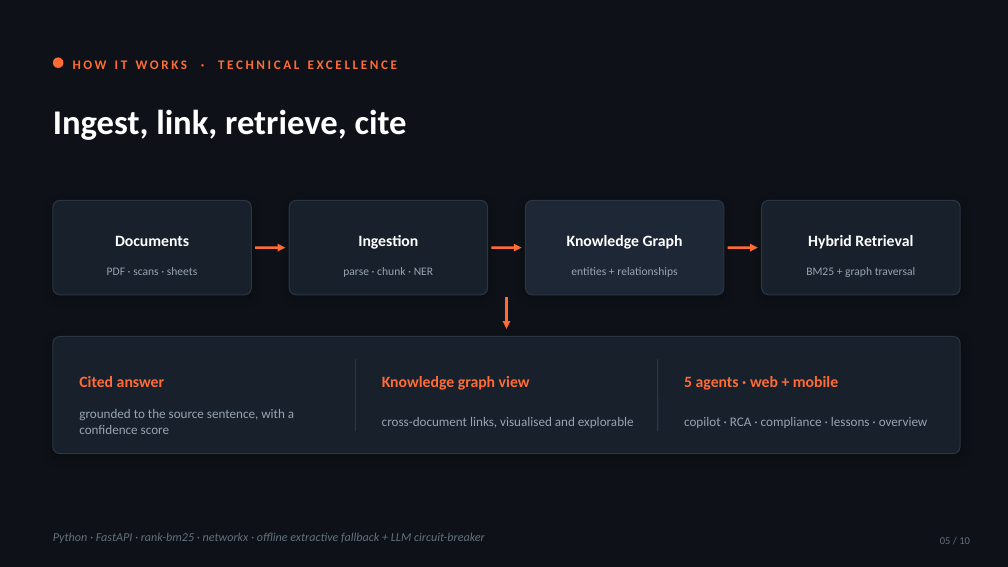
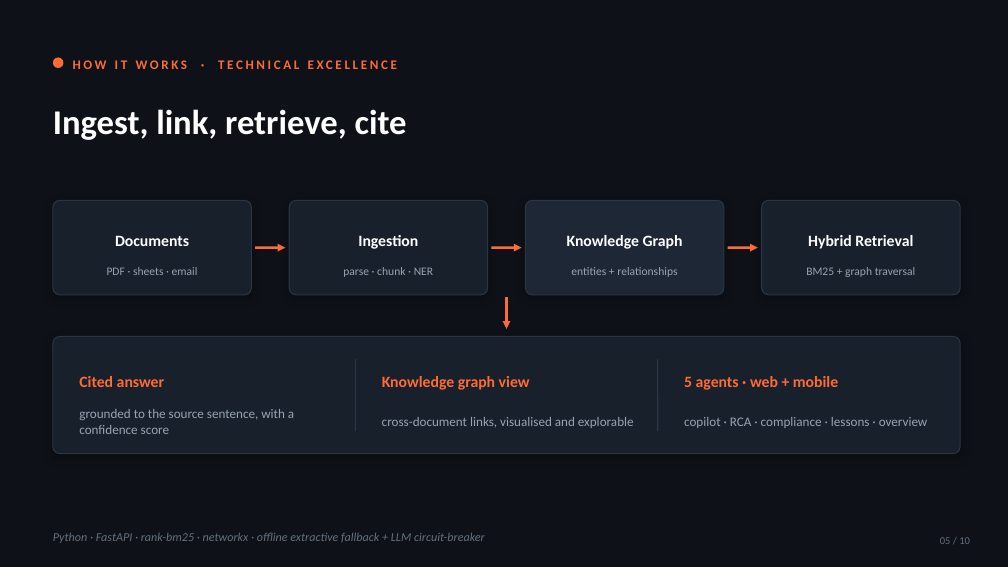
Before and after one commit to raghavendrapatil17/Industrial-Knowledge-Intelligence, a slide deck: slide 5 of ET_AI_Hackathon_IKI.pptx. Drawn at 1008x567 pixels with LibreOffice and Linux fonts; fonts in the diff are those of the drawing. Boxes give left, top, right and bottom in pixels: in the first picture for what was removed or moved away, otherwise in the second. Text is boxed around its words. In the diff, an @@ line names an element or a change of style, - is before the commit and + after.

```diff
--- a/ET_AI_Hackathon_IKI.pptx
+++ b/ET_AI_Hackathon_IKI.pptx
@@ text at (x1=107, y1=267, x2=198, y2=275): text changed @@
-PDF · scans · sheets
+PDF · sheets · email
```
Also in this commit, not shown: 2 other slides changed, 6 other files.
